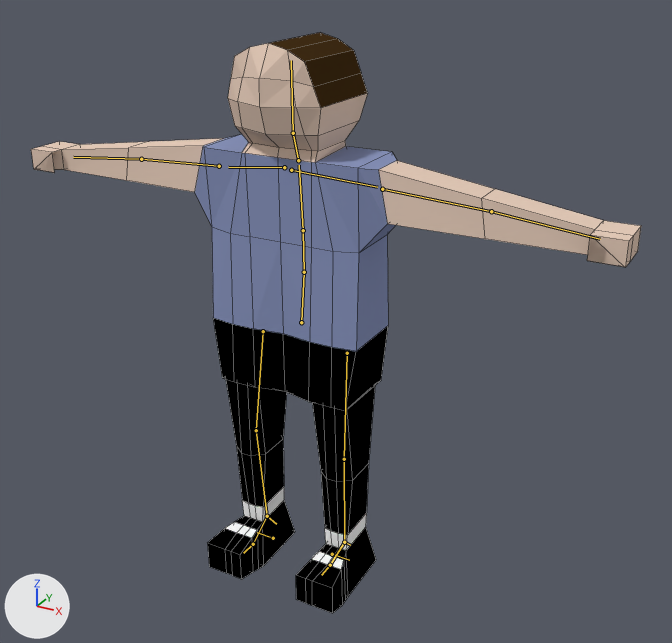
Renders of the Blender file Mahrocks/Assets/Player/modelPlayer.blend from each side of a commit.
Camera for both pictures: a camera (50 mm lens) standing at (3.72, -6.12, 5.44) and looking at (0.54, -0.34, 2.55). Every picture has the same lights, and +X, +Y and +Z are marked at lower left. The bones that bend it are drawn over the model as lines. Mesh edges are drawn as thin lines.
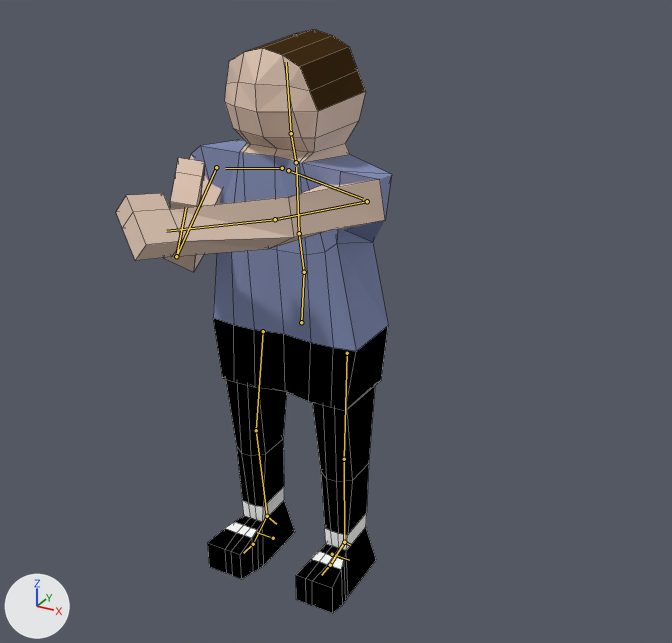
Commit message: Punch Animation

The newer file adds an action. The first version stands in its rest pose; the second is drawn at frame 25 of the action 'Punch'.

What differs and where, as boxes [x1, y1, x2, y2] in the pictures (672 x 643 px):
'Cube', posed (55% narrower)
    before: [31, 32, 641, 613]
    after: [116, 29, 392, 613]
bone 'spine', root to tip
    before: (304, 272) to (303, 230)
    after: (304, 272) to (299, 233)
bone 'chest', root to tip
    before: (303, 230) to (299, 165)
    after: (299, 233) to (296, 167)
bone 'head', root to tip
    before: (293, 133) to (291, 60)
    after: (291, 133) to (286, 62)
bone 'shoulder.L', root to tip
    before: (291, 170) to (377, 187)
    after: (288, 170) to (363, 199)
bone 'upper_arm.L', root to tip
    before: (382, 189) to (491, 211)
    after: (367, 201) to (275, 219)
bone 'forearm.L', root to tip
    before: (491, 211) to (600, 239)
    after: (275, 219) to (166, 231)
bone 'upper_arm.R', root to tip
    before: (219, 166) to (141, 159)
    after: (216, 167) to (176, 256)
bone 'forearm.R', root to tip
    before: (141, 159) to (73, 157)
    after: (176, 256) to (186, 207)

Patch to the scene script:
```diff
--- a/Mahrocks/Assets/Player/modelPlayer.blend.py
+++ b/Mahrocks/Assets/Player/modelPlayer.blend.py
@@ bone_spine @@
 bone_spine = bpy.data.objects['metarig'].pose.bones['spine']  # child of 'hips'
-bone_spine.rotation_quaternion = (1.0, 0.0, 0.0, 0.0)  # degrees (0, 0, 0)
+bone_spine.rotation_quaternion = (0.996, 0.089, 0.011, 0.001)  # degrees (10, 1, 0)
@@ bone_chest @@
 bone_chest = bpy.data.objects['metarig'].pose.bones['chest']  # child of 'spine'
-bone_chest.rotation_quaternion = (1.0, 0.0, 0.0, 0.0)  # degrees (0, 0, 0)
+bone_chest.rotation_quaternion = (0.994, -0.112, -0.015, 0.0)  # degrees (-13, -2, 0)
@@ bone_head @@
 bone_head = bpy.data.objects['metarig'].pose.bones['head']  # child of 'neck'
-bone_head.rotation_quaternion = (1.0, 0.0, 0.0, 0.0)  # degrees (0, 0, 0)
+bone_head.rotation_quaternion = (0.998, 0.061, 0.007, 0.001)  # degrees (7, 1, 0)
@@ bone_shoulder_l @@
 bone_shoulder_l = bpy.data.objects['metarig'].pose.bones['shoulder.L']  # child of 'chest'
 bone_shoulder_l.rotation_mode = 'YXZ'
-bone_shoulder_l.rotation_euler = (0.0, 0.0, 0.0)  # degrees (0, 0, 0)
+bone_shoulder_l.rotation_euler = (0.332, 0.0, -0.0349)  # degrees (19, 0, -2)
@@ bone_upper_arm_l @@
 bone_upper_arm_l = bpy.data.objects['metarig'].pose.bones['upper_arm.L']  # child of 'shoulder.L'
-bone_upper_arm_l.rotation_quaternion = (1.0, 0.0, 0.0, 0.0)  # degrees (0, 0, 0)
+bone_upper_arm_l.rotation_quaternion = (0.577, 0.546, -0.417, -0.441)  # degrees (87, 0, -75)
@@ bone_forearm_l @@
 bone_forearm_l = bpy.data.objects['metarig'].pose.bones['forearm.L']  # child of 'upper_arm.L'
-bone_forearm_l.rotation_quaternion = (1.0, 0.0, 0.0, 0.0)  # degrees (0, 0, 0)
+bone_forearm_l.rotation_quaternion = (0.952, 0.026, 0.3, -0.043)  # degrees (2, 35, -5)
@@ bone_upper_arm_r @@
 bone_upper_arm_r = bpy.data.objects['metarig'].pose.bones['upper_arm.R']  # child of 'shoulder.R'
-bone_upper_arm_r.rotation_quaternion = (1.0, 0.0, 0.0, 0.0)  # degrees (0, 0, 0)
+bone_upper_arm_r.rotation_quaternion = (0.682, 0.401, 0.138, 0.596)  # degrees (48, -17, 75)
@@ bone_forearm_r @@
 bone_forearm_r = bpy.data.objects['metarig'].pose.bones['forearm.R']  # child of 'upper_arm.R'
-bone_forearm_r.rotation_quaternion = (1.0, 0.0, 0.0, 0.0)  # degrees (0, 0, 0)
+bone_forearm_r.rotation_quaternion = (0.696, 0.699, -0.009, 0.166)  # degrees (89, -14, 13)
```
